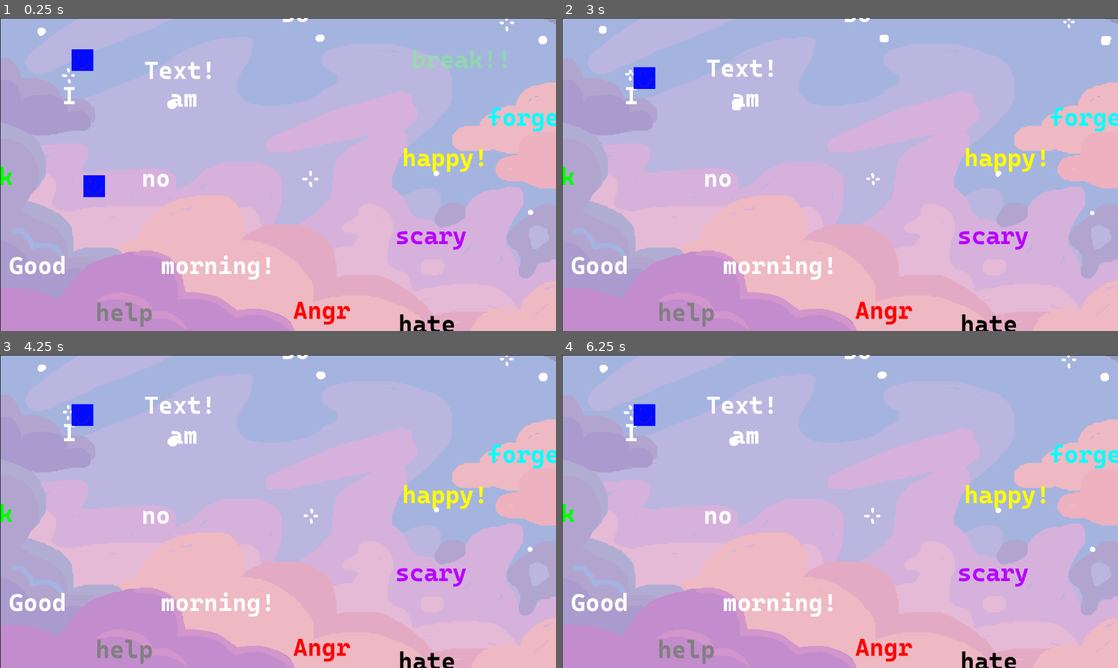
Above: before the commit, frames 1-4 (two rows, left to right).
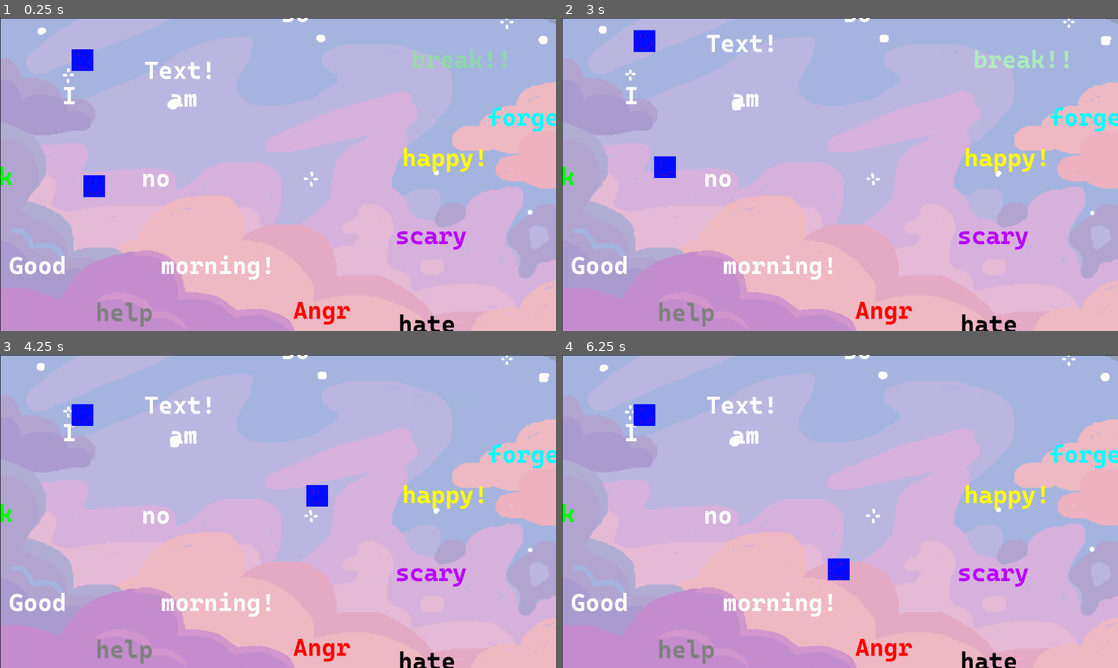
Above: after the commit, the same moments.

Repository: NitroGuy10/Chillennium2023
Game: Godot game, scene res://assets/Objects/Game.tscn
Two runs of this game, one before a commit and one after it. Both use one fixed random seed, a clock stepped at 60 frames per second and the inputs below.
Inputs:
- Up to frame 1 (0.25 s): no input
- Up to frame 2 (3 s): hold Right (ui_right) 0.53-2.03 s; tap Shift (dash) every 0.75 s from 0.6 to 2.85 s; tap Up (ui_up) at 0.77, 1.52 s; hold Left (ui_left) 2.03-2.78 s; hold Right (ui_right) from 2.78 s (still down)
- Up to frame 3 (4.25 s): keep holding Right (ui_right); tap Up (ui_up) at 3.02, 3.77 s; tap Shift (dash) at 3.6 s
- Up to frame 4 (6.25 s): release Right (ui_right) at 4.28 s; hold Left (ui_left) 4.28-5.03 s; tap Shift (dash) at 4.35, 5.1, 5.85 s; tap Up (ui_up) at 4.52, 6.02 s; hold Right (ui_right) 5.03-5.78 s; hold Left (ui_left) from 5.78 s (still down)

The runs differ from the first frame. In frame 1, 0.1% of the frame differs, in the area x 6-99%, y 0-63%; in frame 2, 1.7%, in the area x 12-92%, y 3-52%; in frame 3, 0.4%; in frame 4, 0.4%.

Commit message:
Boundaries and killbox

Diff:
--- a/assets/Levels/Test_Level.tscn
+++ b/assets/Levels/Test_Level.tscn
@@ -17,7 +17,7 @@
 script = ExtResource( 6 )
 
 [node name="Background" parent="." instance=ExtResource( 3 )]
-frame = 25
+frame = 21
 
 [node name="WordPlatformInteractable" parent="." instance=ExtResource( 4 )]
 position = Vector2( 147, 186 )
--- a/assets/Objects/Game.gd
+++ b/assets/Objects/Game.gd
@@ -24,12 +24,10 @@
 
 
 func _on_death():
-	print("Dead")
 
 	for i in range(0, $Level.get_child_count()):
 		$Level.get_child(i).queue_free()
 
 	var levelInstance = levels[levelNum].instance()
 
-	print(levelInstance.name)
 	$Level.add_child(levelInstance)
--- a/assets/Objects/Game.tscn
+++ b/assets/Objects/Game.tscn
@@ -1,8 +1,18 @@
-[gd_scene load_steps=4 format=2]
+[gd_scene load_steps=8 format=2]
 
 [ext_resource path="res://assets/Levels/Test_Level.tscn" type="PackedScene" id=1]
 [ext_resource path="res://assets/Music/cutesy.mp3" type="AudioStream" id=2]
 [ext_resource path="res://assets/Objects/Game.gd" type="Script" id=3]
+[ext_resource path="res://assets/Objects/Killbox.gd" type="Script" id=4]
+
+[sub_resource type="RectangleShape2D" id=1]
+extents = Vector2( 20.5, 365.5 )
+
+[sub_resource type="RectangleShape2D" id=2]
+extents = Vector2( 646.5, 10 )
+
+[sub_resource type="RectangleShape2D" id=3]
+extents = Vector2( 680, 83.25 )
 
 [node name="Game" type="Node2D"]
 script = ExtResource( 3 )
@@ -13,3 +23,26 @@
 
 [node name="AudioStreamPlayer" type="AudioStreamPlayer" parent="."]
 stream = ExtResource( 2 )
+
+[node name="Boundaries" type="StaticBody2D" parent="."]
+collision_layer = 129
+
+[node name="CollisionShape2D" type="CollisionShape2D" parent="Boundaries"]
+position = Vector2( -19.5, 355.5 )
+shape = SubResource( 1 )
+
+[node name="CollisionShape2D2" type="CollisionShape2D" parent="Boundaries"]
+position = Vector2( 1300, 362 )
+shape = SubResource( 1 )
+
+[node name="CollisionShape2D3" type="CollisionShape2D" parent="Boundaries"]
+position = Vector2( 635, -10 )
+shape = SubResource( 2 )
+
+[node name="Killbox" type="Area2D" parent="."]
+collision_mask = 129
+script = ExtResource( 4 )
+
+[node name="CollisionShape2D" type="CollisionShape2D" parent="Killbox"]
+position = Vector2( 637, 832.75 )
+shape = SubResource( 3 )
--- /dev/null
+++ b/assets/Objects/Killbox.gd
@@ -0,0 +1,22 @@
+extends Area2D
+
+signal death
+
+# Declare member variables here. Examples:
+# var a = 2
+# var b = "text"
+
+
+# Called when the node enters the scene tree for the first time.
+func _ready():
+	connect("death", get_parent(), "_on_death")
+
+
+# Called every frame. 'delta' is the elapsed time since the previous frame.
+#func _process(delta):
+#	pass
+
+func _physics_process(delta):
+	for body in get_overlapping_bodies():
+		if "Player" in body.name:
+			emit_signal("death")
